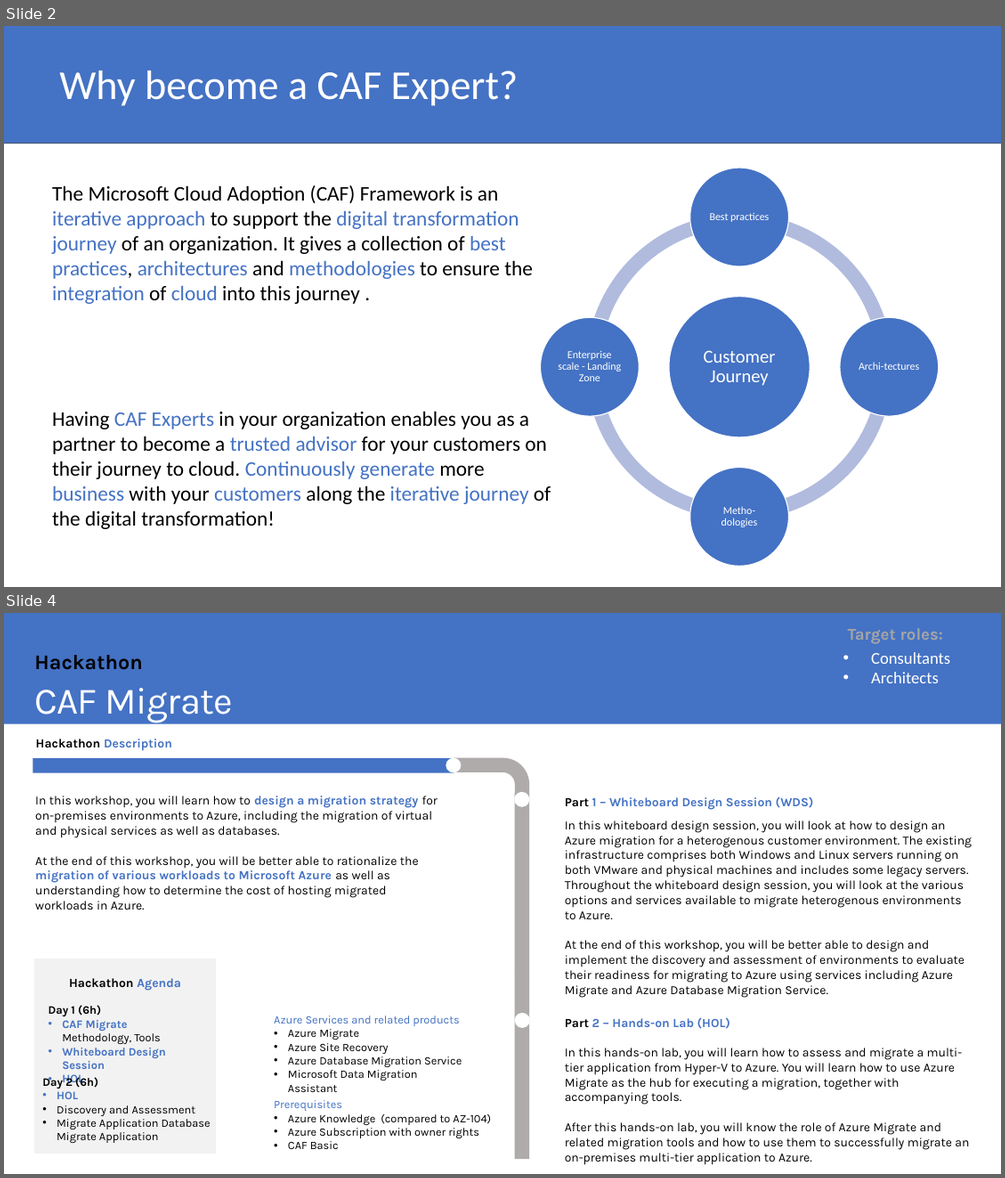
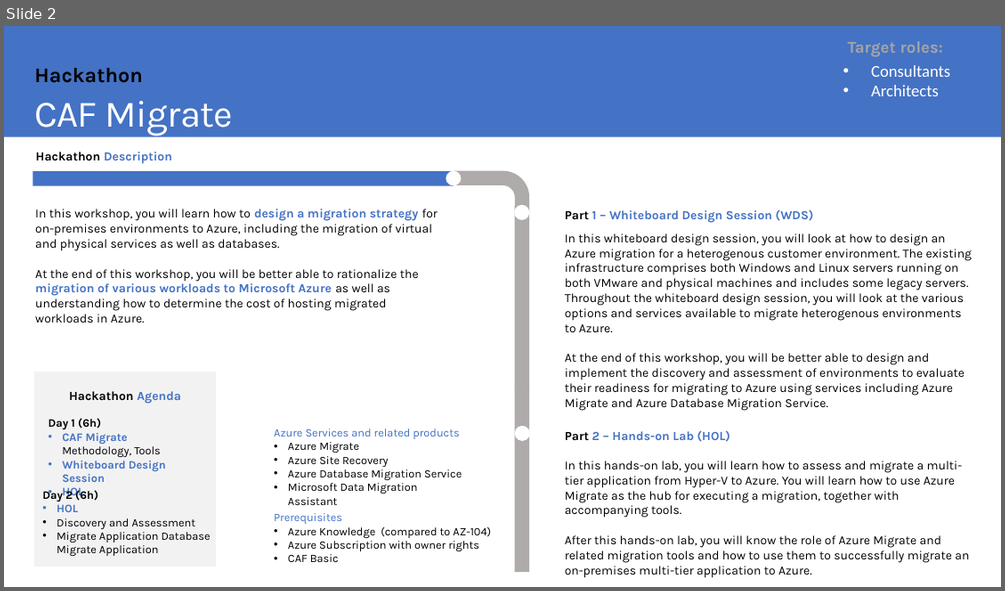
Before and after one commit to jonathan-vella/CAF-Expert-Learning-Path, a slide deck: 03-CAF Migrate - LoB Migration/sources/WalkingDeck-CAF-Migrate.pptx. Shown one above the other, each under a label of ours: slides 2 and 4 before the commit, slide 2 after it; the slides between them are not shown. The pictures are 1005x1178 and 1005x591 pixels, drawn with LibreOffice and Linux fonts; fonts in the diff are those of the drawing. Boxes give left, top, right and bottom in pixels: in the first picture for what was removed or moved away, otherwise in the second. Text is boxed around its words. In the diff, an @@ line names an element or a change of style, - is before the commit and + after.

```diff
--- a/03-CAF Migrate - LoB Migration/sources/WalkingDeck-CAF-Migrate.pptx
+++ b/03-CAF Migrate - LoB Migration/sources/WalkingDeck-CAF-Migrate.pptx
@@ slide 2 removed at (x1=4, y1=26, x2=1001, y2=587), background #FFFFFF @@
@@ rectangle removed at (x1=4, y1=26, x2=1001, y2=144) @@
@@ rectangle removed at (x1=4, y1=26, x2=1001, y2=143) @@
@@ title removed at (x1=59, y1=70, x2=518, y2=106) @@
-Why become a CAF Expert?
@@ text removed at (x1=52, y1=185, x2=533, y2=304) @@
-The Microsoft Cloud Adoption (CAF) Framework is an iterative approach to support the digital transformation journey of an organization. It gives a collection of best practices, architectures and methodologies to ensure the integration of cloud into this journey .
@@ group removed at (x1=541, y1=168, x2=938, y2=566): 5 ellipses, 5 texts, 4 arch (boxed as its full ring)s @@
-Customer Journey
-Best practices
-Archi-tectures
-Metho-dologies
-Enterprise scale - Landing Zone
@@ text removed at (x1=52, y1=410, x2=550, y2=529) @@
-Having CAF Experts in your organization enables you as a partner to become a trusted advisor for your customers on their journey to cloud. Continuously generate more business with your customers along the iterative journey of the digital transformation!
@@ what was slide 4 is now slide 2 @@
```
Also in this commit, not shown: 1 slide changed, 1 other slide removed, 1 other file.
